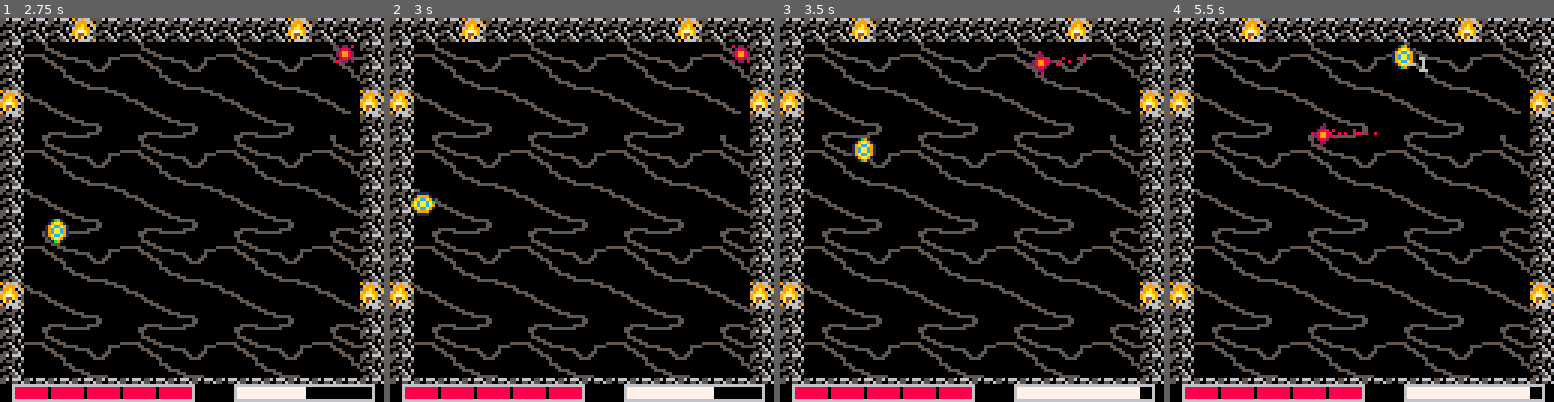
Above: before the commit, frames 1-4 (left to right).
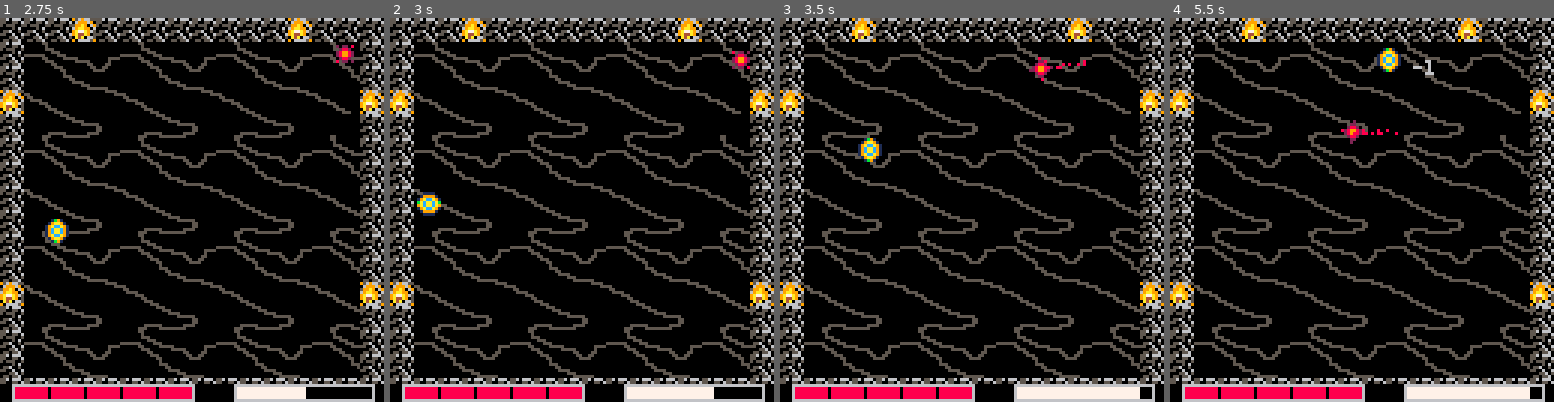
Above: after the commit, the same moments.

Repository: Nakeeb0/NAHL
Game: PICO-8 cartridge nahl.p8
Two runs of this game, one before a commit and one after it. Both use one fixed random seed, a clock stepped at 60 frames per second and the inputs below.
Inputs:
- Up to frame 1 (2.75 s): tap X (X key) at 0.33, 1.07, 1.85 s; tap O (Z key) at 0.7, 1.7, 2.1, 2.5 s; hold Right 1.6-2.1 s; hold Up 2.15-2.42 s; hold Right from 2.47 s (still down)
- Up to frame 2 (3 s): keep holding Right; tap O (Z key) at 2.9 s; tap X (X key) at 2.97 s
- Up to frame 3 (3.5 s): release Right at 3.03 s; hold Left from 3.08 s (still down); tap O (Z key) at 3.3 s
- Up to frame 4 (5.5 s): release Left at 3.58 s; hold Down 3.63-3.97 s; tap O (Z key) every 0.4 s from 3.7 to 5.3 s; hold Right 4.02-4.68 s; tap X (X key) at 4.08, 5.2 s; hold Up 4.73-5.03 s; hold Left from 5.08 s (still down)

Frame 1 is identical in both runs. In frame 2, 0.6% of the frame differs, in the area x 5-94%, y 7-52%; in frame 3, 0.7%; in frame 4, 1.1%, in the area x 36-69%, y 7-34%.

Commit message:
added very rudementary projectile logic

Diff:
--- a/actor.lua
+++ b/actor.lua
@@ -19,7 +19,6 @@
 		frames = 6,
 		velocity_cutoff = 0.25,
 		max_velocity = 999,
-		dash_speed = 2,
 		hp = 10,
 		hp_max = 10,
 		damage = 1,
@@ -29,14 +28,10 @@
 		team = 1,
 		invul_frames = 30,
 		force_threshold = 1.5,
-		dash_cooldown = 120,
-		type = "player",
 		dead = false,
 		ghosted = false,
 		frozen = false,
 		invulnerable = false,
-		power_ups = 0,
-		hard_mode = 0,
 	}
 	add(actor, a)
 	return a
@@ -113,7 +108,7 @@
 		mag_damager, mag_damaged = mag_damaged, mag_damager
 	end
 
-	if not can_damage_pair(damager, damaged) then
+	if not a.type == "projectile" and not can_damage_pair(damager, damaged) then
 		return
 	end
 	if
@@ -127,7 +122,7 @@
 	end
 
 	damaged.hp -= damager.damage
-	set_invulnerable(damager, damager.invul_frames)
+
 	set_invulnerable(damaged, damaged.invul_frames)
 
 	if damaged == player then
--- a/collision.lua
+++ b/collision.lua
@@ -3,9 +3,9 @@
 end
 
 function solid_aabb(a, check_x, check_y)
-	local l = check_x - a.w + 1
+	local l = check_x - a.w
 	local r = check_x + a.w
-	local t = check_y - a.h + 1
+	local t = check_y - a.h
 	local b = check_y + a.h
 
 	local tx0 = flr(l / 8)
--- a/nahl.lua
+++ b/nahl.lua
@@ -33,7 +33,11 @@
 
 function _update60()
 	timer += 1
-
+	if timer %  60 == 0 then
+		local vec = vec2d.new(1, 1)
+		local x,y = roll_xy()
+		--make_projectile(83, x, y,vec, 0, 1, 150)
+	end
 	_upd()
 	run_update_coroutines()
 end
--- a/nahl.p8
+++ b/nahl.p8
@@ -1,7 +1,7 @@
 pico-8 cartridge // http://www.pico-8.com
 version 41
 __lua__
-#include nahl.lua
+
 #include vec2d.lua
 #include collision.lua
 #include draw.lua
@@ -13,7 +13,8 @@
 #include arenas.lua
 #include particles.lua
 #include powerups.lua
-
+#include projectile.lua
+#include nahl.lua
 __gfx__
 000000005560666095696655001111000019b10000111100001b910055606660001aa10005577770000000000000005500000000000000000000000000000000
 00000000550055060699969001999910019aa91001999910019aa91055005506019ccb1055555757000000000000000500000000000000000000000000000000
@@ -57,9 +58,9 @@
 00000000190100d77d00109103066030090000900220022000000000000100000000100000000000000c00000000c00000000000000000000000000000000000
 00000000190100d77d00109100000000000000000000000000000000000000000000000000000000000000000000000000000000000000000000000000000000
 000000001901000dd000109100000000000000000000000000000000000000000000000000000000000000000000000000000000000000000000000000000000
-00000000190010000001009100000000000000000000000000000000000000000000000000000000000000000000000000000000000000000000000000000000
-00000000019011000011091000000000000000000000000000000000000000000000000000000000000000000000000000000000000000000000000000000000
-00000000010900111100901000000000000000000000000000000000000000000000000000000000000000000000000000000000000000000000000000000000
+00000000190010000001009100060000000000000000000000000000000000000000000000000000000000000000000000000000000000000000000000000000
+00000000019011000011091000656000000000000000000000000000000000000000000000000000000000000000000000000000000000000000000000000000
+00000000010900111100901000060000000000000000000000000000000000000000000000000000000000000000000000000000000000000000000000000000
 00000000001090000009010000000000000000000000000000000000000000000000000000000000000000000000000000000000000000000000000000000000
 00000000000119999991100000000000000000000000000000000000000000000000000000000000000000000000000000000000000000000000000000000000
 00000000000001111110000000000000000000000000000000000000000000000000000000000000000000000000000000000000000000000000000000000000
--- /dev/null
+++ b/projectile.lua
@@ -0,0 +1,86 @@
+next_projectile_id = 0
+projectiles = {}
+function make_projectile(index, x, y, vel, team, dmg, life)
+	local p = {
+		index = index,
+		pos = vec2d.new(x + arenax, y + arenay),
+		vel = vel or vec2d.new(0,0),
+		max_velocity = 5,
+		id = next_projectile_id,
+		next_projectile_id = next_projectile_id + 1,
+		friction = 1,
+		bounce = 1,
+		weight = 0.1,
+		damage = dmg or 1,
+		w = 1,
+		h = 1,
+		force = 1000,
+		team = team or 2,
+		type = "projectile",
+		lifetime = life or 120,
+	}
+	add(projectiles, p)
+	return p
+end
+
+function check_proj_death()
+	for proj in all(projectiles) do
+	  if proj.lifetime == 0 then
+		del(projectiles, proj)
+	  end
+	end
+end
+
+function check_all_projectile_collisions()
+	for i = 1, #projectiles - 1 do
+		local a = projectiles[i]
+		for j = i + 1, #projectiles do
+			local b = projectiles[j]
+			if a ~= b and a.team ~= b.team then
+				if actor_collision(a, b) then
+					a.lifetime = 0
+					b.lifetime = 0
+				end
+			end
+		end
+	end
+	check_proj_death()
+	for i = 1, #projectiles - 1 do
+		local a = projectiles[i]
+		for j = 1, #actor do
+			local b = actor[j]
+			if b.ghosted == false and a.team ~= b.team then
+				if actor_collision(a, b) then
+					if b.invulnerable == false then
+						b.hp -= a.damage
+						spawn_dmg_text(b.pos.x - 2, b.pos.y - b.h - 6, a.damage, 9)
+					end
+					a.lifetime = 0
+					if b.hp <= 0 then
+						b.dead = true
+					end
+				end
+			end
+		end
+	end
+	check_death()
+	check_proj_death()
+end
+
+
+
+function move_proj(a)
+	if not solid_aabb(a, a.pos.x + a.vel.x, a.pos.y) then
+		a.pos.x += a.vel.x
+	else
+		a.vel.x *= -a.bounce
+	end
+
+	if not solid_aabb(a, a.pos.x, a.pos.y + a.vel.y) then
+		a.pos.y += a.vel.y
+	else
+		a.vel.y *= -a.bounce
+	end
+
+	a.vel *= a.friction
+end
--- a/stages.lua
+++ b/stages.lua
@@ -12,6 +12,7 @@
 		run()
 	end)
 end
+
 
 function normal_draw()
 	cls()
@@ -31,6 +32,9 @@
 	map()
 	for act in all(actor) do
 		draw_actor(act)
+	end
+	for proj in all(projectiles) do
+		spr(proj.index, proj.pos.x, proj.pos.y,proj.w, proj.h)
 	end
 end
 
@@ -91,8 +95,12 @@
 	player_input()
 	ai_update()
 	check_all_actor_collision()
+	check_all_projectile_collisions()
 	for act in all(actor) do
 		move_actor(act)
+	end
+	for proj in all(projectiles) do
+		move_proj(proj)
 	end
 	arenas[curr_arena].update()
 end
